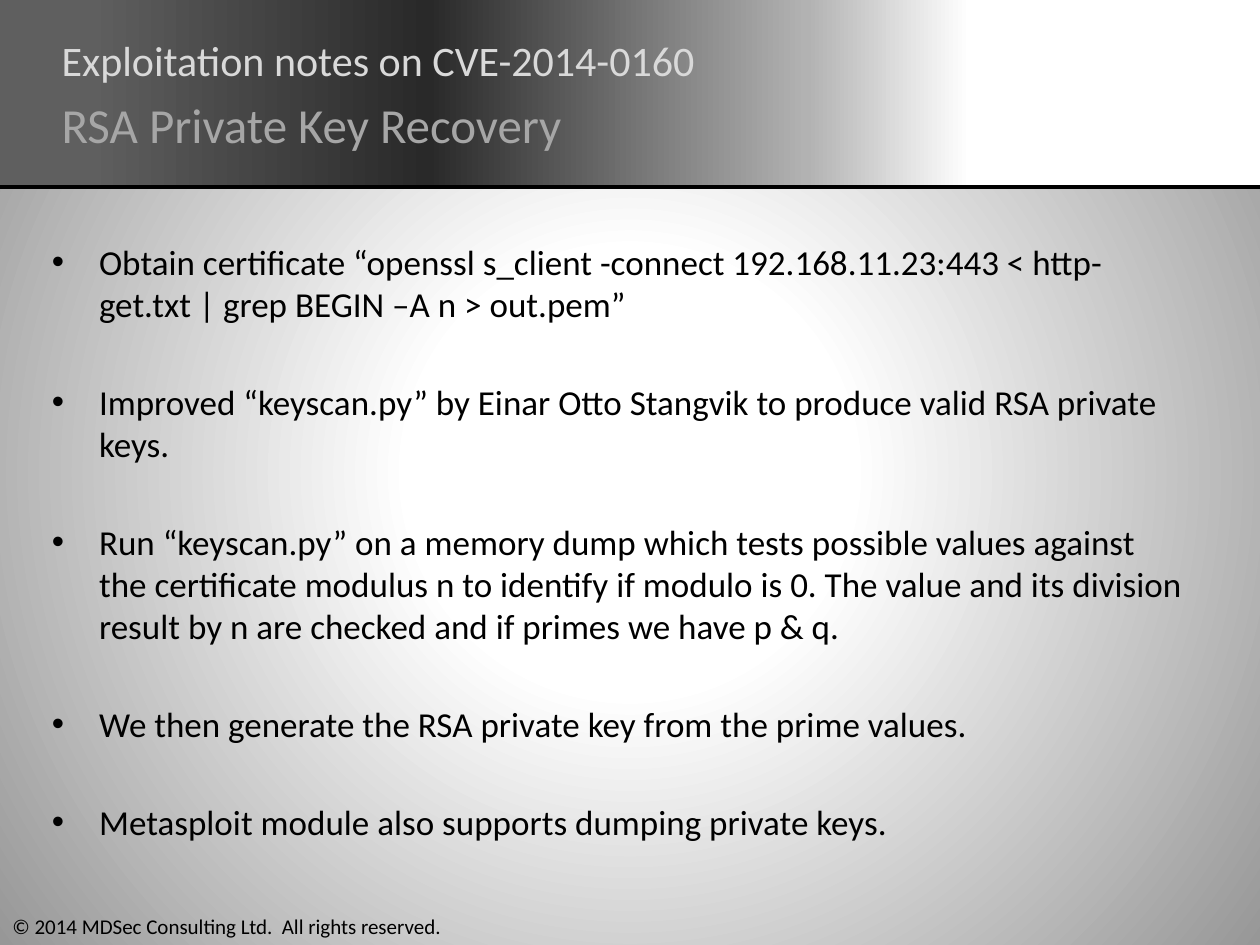
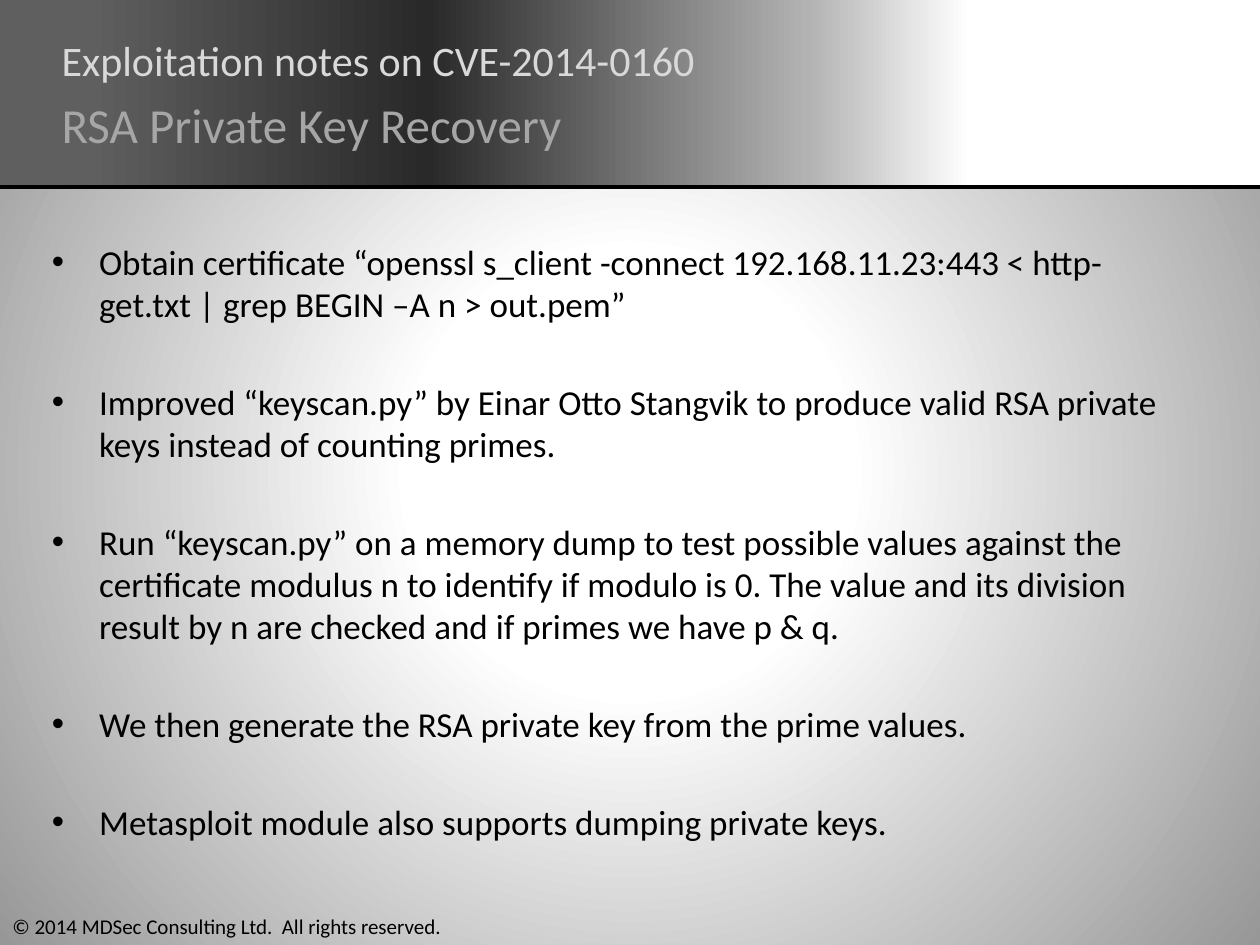
Before and after one commit to tigerpuma/HackerFantastic, a slide deck: slide 13 of presentations/44cafe-HeartBleed.pptx. Drawn at 1260x945 pixels with LibreOffice and Linux fonts; fonts in the diff are those of the drawing; background and template pictures are left out. Boxes give left, top, right and bottom in pixels: in the first picture for what was removed or moved away, otherwise in the second. Text is boxed around its words. In the diff, an @@ line names an element or a change of style, - is before the commit and + after.

```diff
--- a/presentations/44cafe-HeartBleed.pptx
+++ b/presentations/44cafe-HeartBleed.pptx
@@ text at (x1=99, y1=390, x2=1156, y2=645): text changed @@
-• Improved “keyscan.py” by Einar Otto Stangvik to produce valid RSA private keys.
-• Run “keyscan.py” on a memory dump which tests possible values against the certificate modulus n to identify if modulo is 0. The value and its division result by n are checked and if primes we have p & q.
+• Improved “keyscan.py” by Einar Otto Stangvik to produce valid RSA private keys instead of counting primes.
+• Run “keyscan.py” on a memory dump to test possible values against the certificate modulus n to identify if modulo is 0. The value and its division result by n are checked and if primes we have p & q.
```
Also in this commit, not shown: 1 other slide changed, 1 other file.
